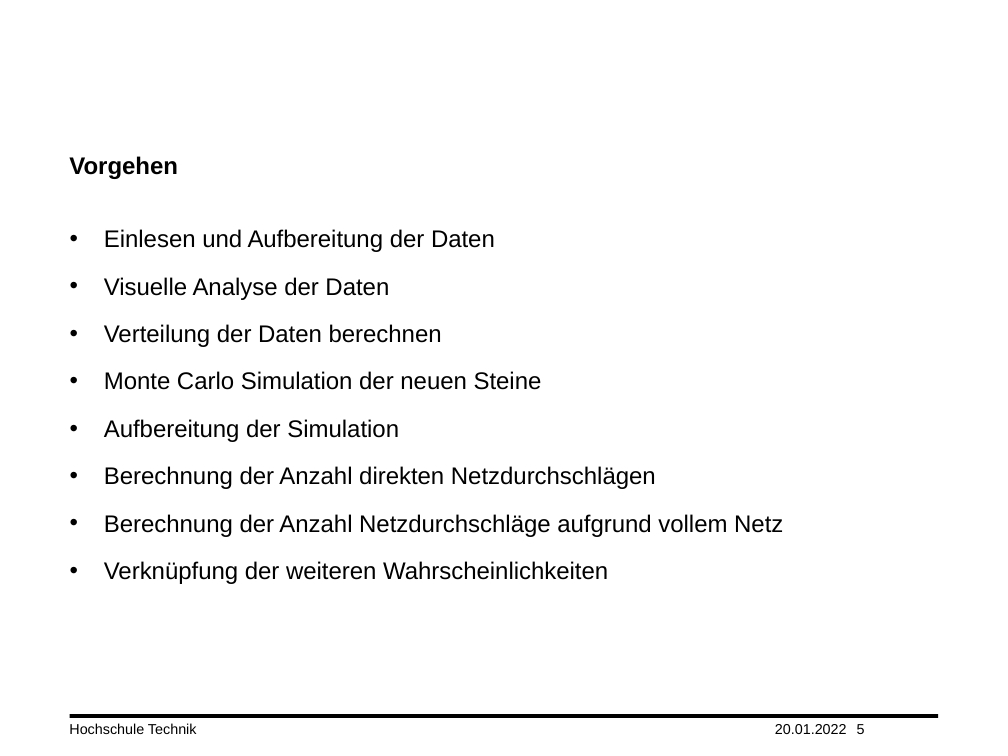
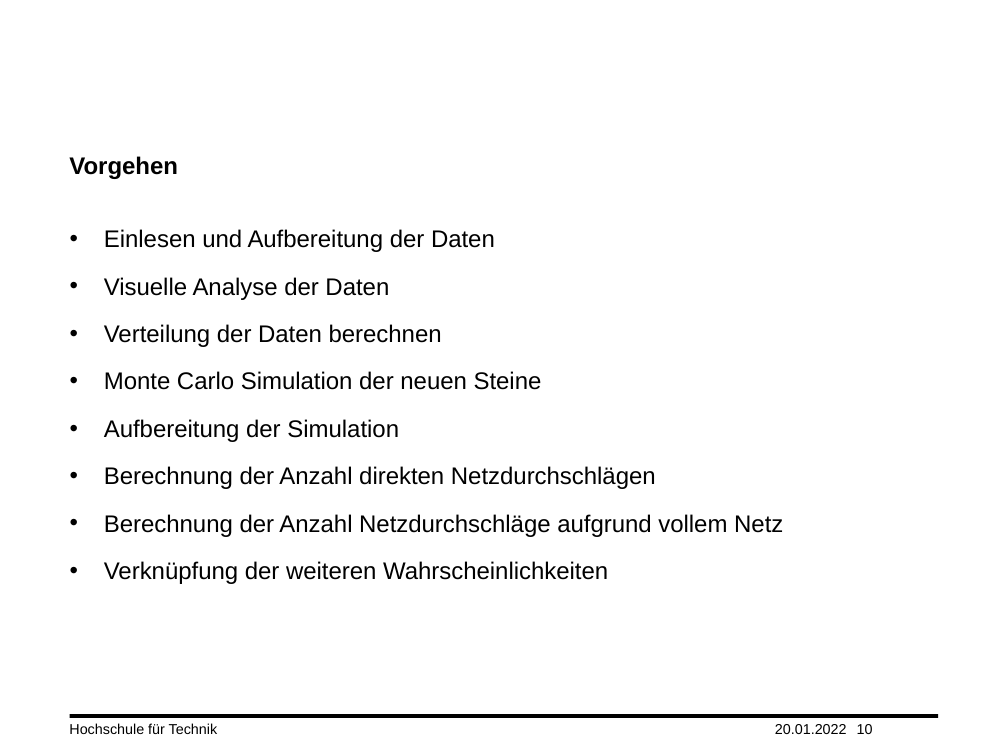
Before and after one commit to tmandelz/Steinschlag-Wahrscheinlichkeit, a slide deck: slide 10 of Präsentation/Vorgehen.pptx (slide 5 before the commit). Drawn at 1008x756 pixels with LibreOffice and Linux fonts; fonts in the diff are those of the drawing; background and template pictures are left out. Boxes give left, top, right and bottom in pixels: in the first picture for what was removed or moved away, otherwise in the second. Text is boxed around its words. In the diff, an @@ line names an element or a change of style, - is before the commit and + after.

```diff
--- a/Präsentation/Vorgehen.pptx
+++ b/Präsentation/Vorgehen.pptx
@@ text at (x1=69, y1=723, x2=218, y2=734): text changed @@
-Hochschule Technik
+Hochschule für Technik
@@ page number at (x1=857, y1=724, x2=873, y2=734): text changed @@
-5
+10
```
Also in this commit, not shown: 3 other slides changed, 7 slides added, 1 slide removed.
